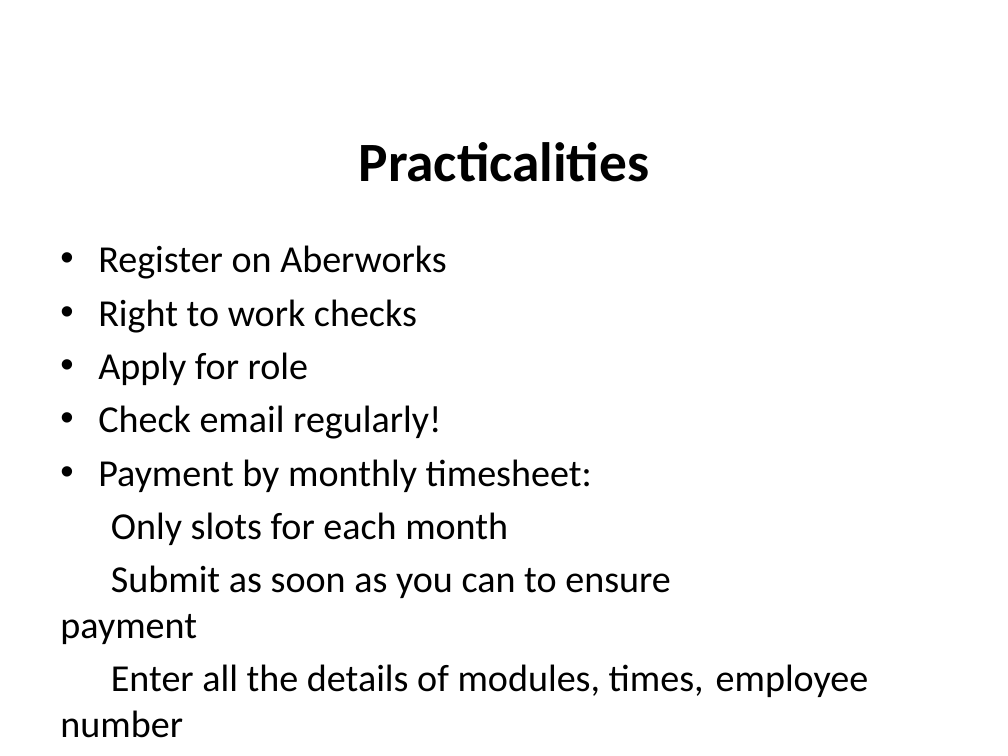
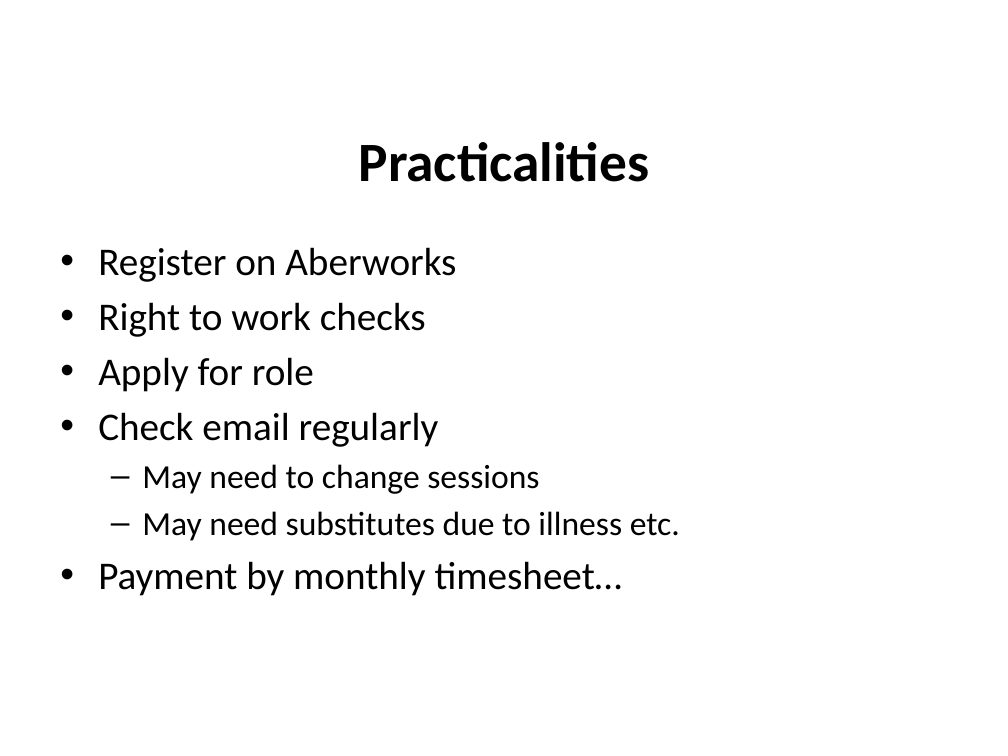
Before and after one commit to jimfinnis/jcf12, a slide deck: slide 15 of static/downloads/dem.pptx (slide 8 before the commit). Drawn at 1008x756 pixels with LibreOffice and Linux fonts; fonts in the diff are those of the drawing; background and template pictures are left out. Boxes give left, top, right and bottom in pixels: in the first picture for what was removed or moved away, otherwise in the second. Text is boxed around its words. In the diff, an @@ line names an element or a change of style, - is before the commit and + after.

```diff
--- a/static/downloads/dem.pptx
+++ b/static/downloads/dem.pptx
@@ text at (x1=98, y1=247, x2=456, y2=392): size 27.2 to 28 pt in "Register on Aberworks", "Right to work checks", "Apply for role" @@
@@ text at (x1=98, y1=412, x2=680, y2=596): text changed; size 27.2 to 24 pt @@
-• Check email regularly!
-• Payment by monthly timesheet:
-Only slots for each month
-Submit as soon as you can to ensure payment
-Enter all the details of modules, times, employee number
+• Check email regularly
+  – May need to change sessions
+  – May need substitutes due to illness etc.
+• Payment by monthly timesheet…
```
Also in this commit, not shown: 9 other slides changed, 20 slides added, 8 slides removed, 4 other files.
